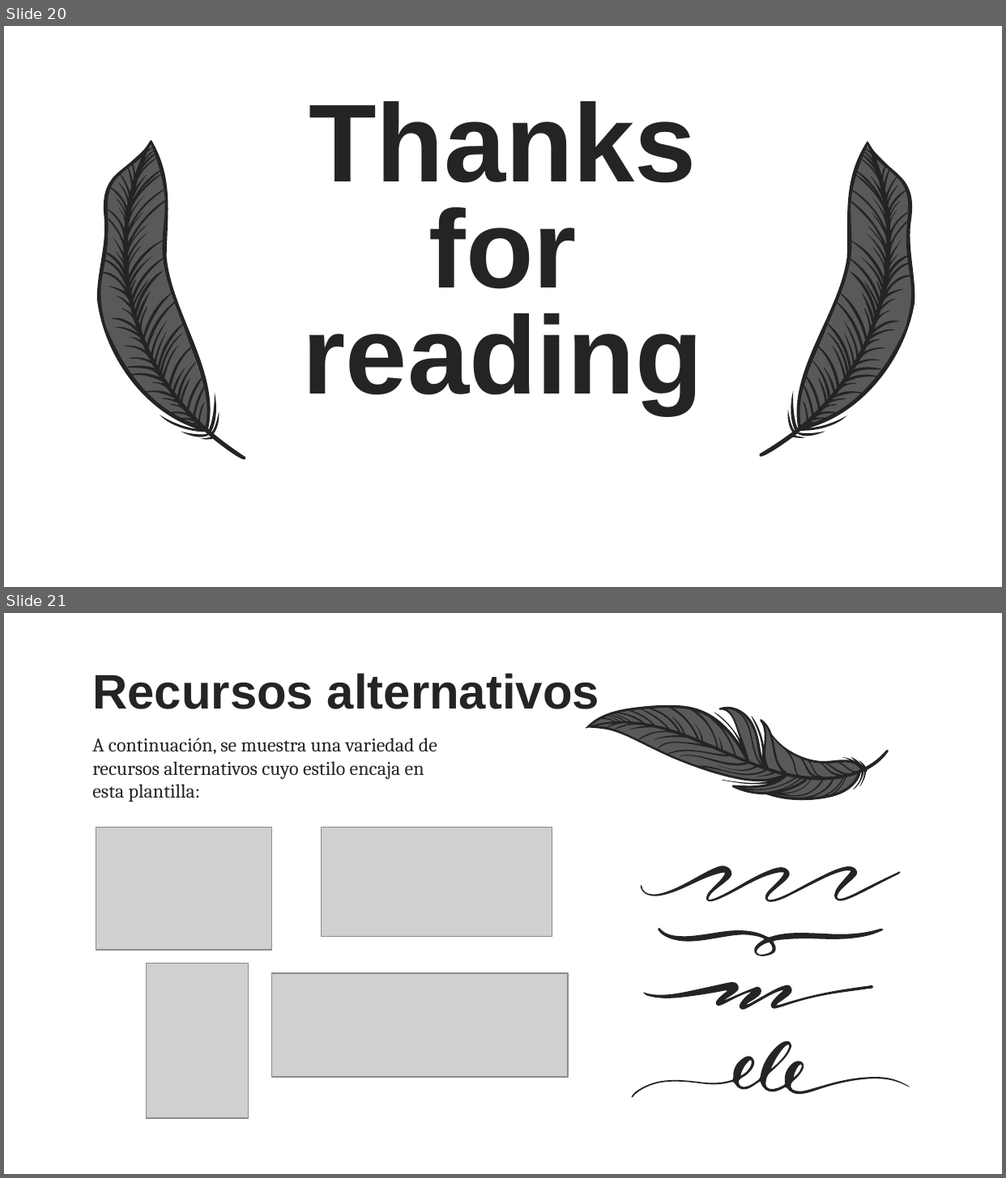
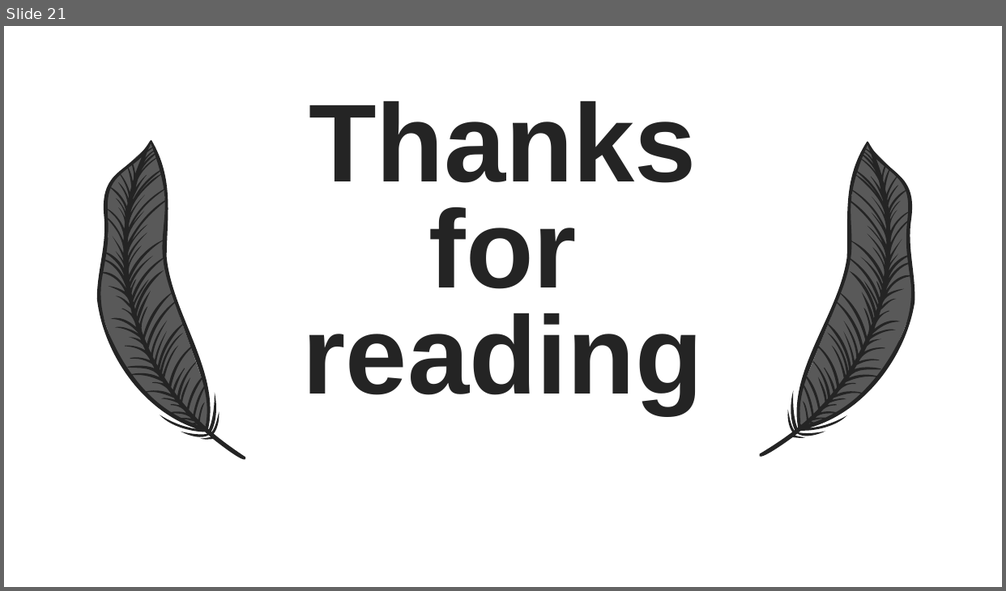
Before and after one commit to san-s/elibphp, a slide deck: WebSlide.pptx. Shown one above the other, each under a label of ours: slides 20 and 21 before the commit, slide 21 after it. The pictures are 1006x1178 and 1006x591 pixels, drawn with LibreOffice and Linux fonts; fonts in the diff are those of the drawing; grey boxes stand for pictures; background and template pictures are left out. Boxes give left, top, right and bottom in pixels: in the first picture for what was removed or moved away, otherwise in the second. Text is boxed around its words. In the diff, an @@ line names an element or a change of style, - is before the commit and + after.

```diff
--- a/WebSlide.pptx
+++ b/WebSlide.pptx
@@ slide 21 removed at [4,613,1002,1174], background picture (left out) @@
@@ freeform shape removed at [583,613,895,897] @@
@@ freeform shape removed at [589,613,867,890] @@
@@ title removed at [92,673,599,709] @@
-Recursos alternativos
@@ subtitle removed at [92,738,437,802] @@
-A continuación, se muestra una variedad de recursos alternativos cuyo estilo encaja en esta plantilla:
@@ freeform shape removed at [530,762,530,762] @@
@@ picture removed at [96,828,271,950] @@
@@ picture removed at [322,828,552,937] @@
@@ freeform shape removed at [640,866,900,901] @@
@@ freeform shape removed at [657,928,883,956] @@
@@ freeform shape removed at [662,918,662,918] @@
@@ picture removed at [146,963,249,1118] @@
@@ picture removed at [271,973,568,1077] @@
@@ freeform shape removed at [642,982,873,1009] @@
@@ freeform shape removed at [631,1041,909,1098] @@
@@ what was slide 20 is now slide 21 @@
```
Also in this commit, not shown: 5 slides changed, 1 slide added.
